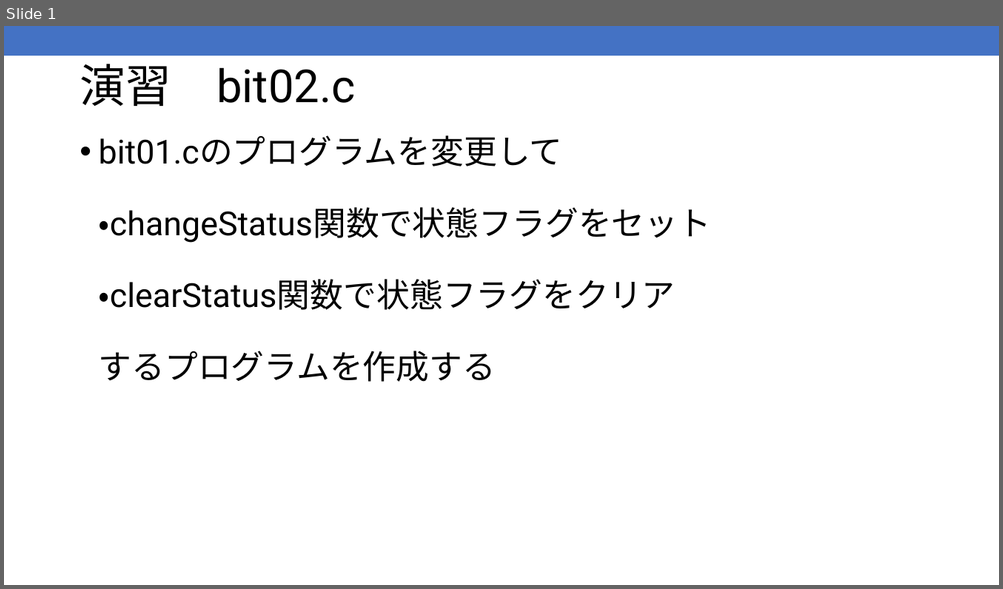
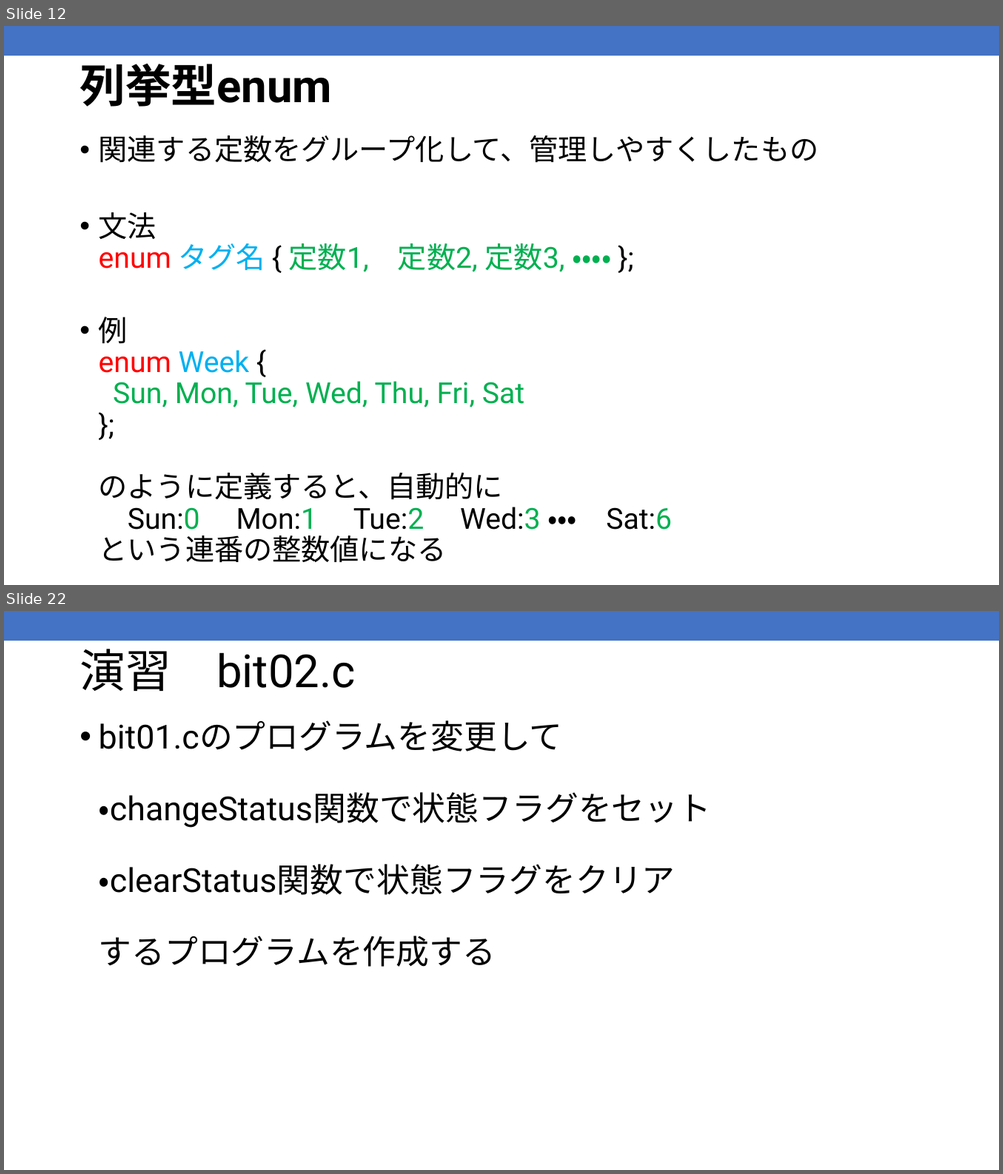
Before and after one commit to kic-murata/cpp2025, a slide deck: 授業資料/演習問題：ビット処理2025案.pptx. Shown one above the other, each under a label of ours: slide 1 before the commit, slides 12 and 22 after it; the slides between them are not shown. The pictures are 1003x589 and 1003x1174 pixels, drawn with LibreOffice and Linux fonts; fonts in the diff are those of the drawing. Boxes give left, top, right and bottom in pixels: in the first picture for what was removed or moved away, otherwise in the second. Text is boxed around its words. In the diff, an @@ line names an element or a change of style, - is before the commit and + after.

```diff
--- a/授業資料/演習問題：ビット処理2025案.pptx
+++ b/授業資料/演習問題：ビット処理2025案.pptx
@@ slide 12 added at box(4, 26, 999, 585), background #FFFFFF; not listed: 1 template element that a slide beside it also shows @@
@@ title added at box(79, 63, 331, 107), 44 pt, text #000000, bold @@
+列挙型enum
@@ text added at box(99, 136, 819, 563), 28 pt, text #000000 @@
+• 関連する定数をグループ化して、管理しやすくしたもの
+• 文法
+  enum タグ名 { 定数1, 定数2, 定数3, ・・・・ };
+• 例
+  enum Week {
+  Sun, Mon, Tue, Wed, Thu, Fri, Sat
+  };
+  のように定義すると、自動的に
+  Sun:0 Mon:1 Tue:2 Wed:3 ・・・ Sat:6
+  という連番の整数値になる
@@ what was slide 1 is now slide 22 @@
```
Also in this commit, not shown: 1 slide changed, 20 other slides added, 2 other files.
